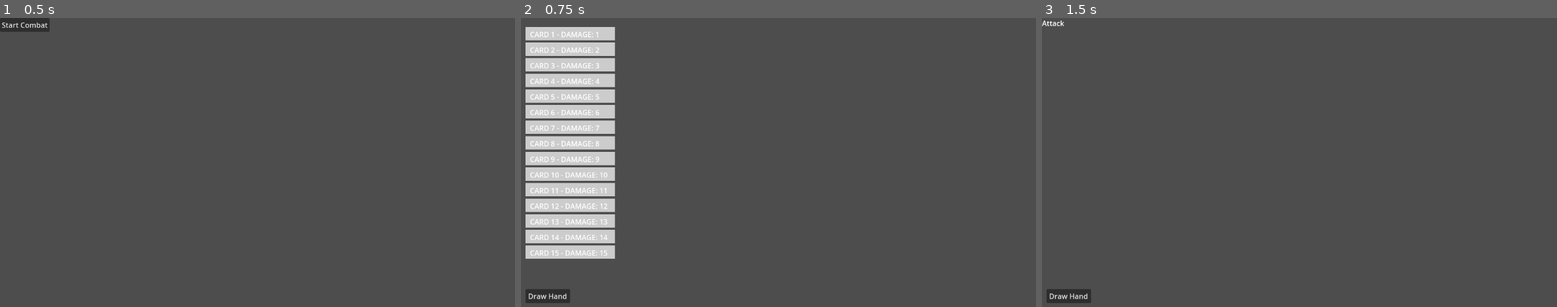
Above: before the commit, frames 1-3 (left to right).
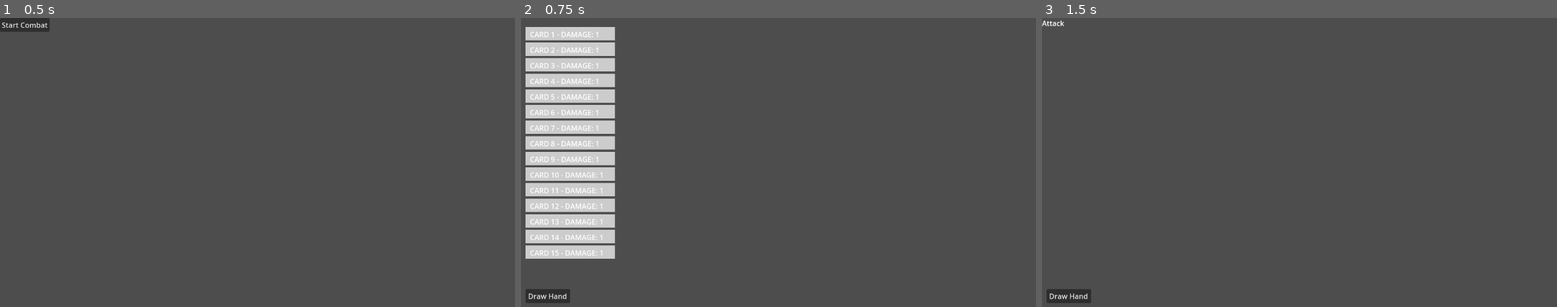
Above: after the commit, the same moments.

Repository: JosieBarber/roguelike
Game: Godot game, scene res://scenes/Main.tscn
Same seed, same stepped clock (60 frames per second), same inputs: the game is played once before the commit and once after it.
Inputs:
- Up to frame 1 (0.5 s): no input
- Up to frame 2 (0.75 s): click "Start Combat" at 0.5 s
- Up to frame 3 (1.5 s): click "Draw Hand" at 1.25 s

Frame 1 is identical in both runs. In frame 2, less than 0.1% of the frame differs, in the area x 14-17%, y 10-83%; in frame 3, nothing differs.
Error after the commit: Invalid access to property or key 'enemy_health' on a base object of type 'Node2D (Enemy)'. (res://scripts/attack.gd:36)

Commit message:
Refactor names to get rid of repeating words

Diff:
--- a/scripts/card.gd
+++ b/scripts/card.gd
@@ -1,23 +1,23 @@
 #Card.gd
 
-extends Node2D
+extends Node
 
 class_name Card
 
 var card_name: String
-var card_effect: String
-var card_clause: String
+var effect: String
+var clause: String
 var card_type: String
-var card_sprite: String
-var card_damage: int
+var sprite: String
+var damage: int
 
-func _init(card_name_param: String, effect: String, clause: String, type: String, sprite: String, damage: int):
+func _init(card_name_param: String, effect_param: String, clause_param: String, card_type_param: String, sprite_param: String, damage_param: int):
 	card_name = card_name_param
-	card_effect = effect
-	card_clause = clause
-	card_type = type
-	card_sprite = sprite
-	card_damage = damage
+	effect = effect_param
+	clause = clause_param
+	card_type = card_type_param
+	sprite = sprite_param
+	damage = damage_param
 
 func _ready():
 	# Initialize the card when it is added to the scene
--- a/scripts/combat.gd
+++ b/scripts/combat.gd
@@ -1,7 +1,6 @@
 extends Control
 
 class_name Combat
-
 
 var player: Player
 var enemy: Enemy
@@ -26,7 +25,7 @@
 
 func transition_to_planning_phase():
 	print("Player active deck size: ", player.active_deck.size())
-	print("Player full deck size: ", player.player_deck.size())
+	print("Player full deck size: ", player.deck.size())
 
 	print("Transitioning to planning phase")
 	var planning_scene = get_node("Planning_Phase")
--- a/scripts/enemy.gd
+++ b/scripts/enemy.gd
@@ -5,45 +5,47 @@
 class_name Enemy
 
 var enemy_name: String
-var enemy_status: String
-var enemy_health: int
-var enemy_hand: Array
-var enemy_deck: Array
-var enemy_discard: Array
+var status: String
+var health: int
+var hand: Array
+var deck: Array
+var discard: Array
 var active_deck: Array
+var active_dot_effects: Array
 
 var selected_card_index: int = -1
 
-func initialize(enemy_name_param: String, health: int, deck: Array):
+func initialize(enemy_name_param: String, health_param: int, deck_param: Array):
 	enemy_name = enemy_name_param
-	enemy_health = health
-	enemy_hand = []
-	enemy_deck = deck
-	enemy_discard = []
+	health = health_param
+	hand = []
+	deck = deck_param
+	discard = []
 	active_deck = []
+	active_dot_effects = []
 
 func prepare_enemy() -> void:
 	var enemGen = enemyGeneration.new()
 	var possible_enemies = enemGen.get_possible_enemies("Forest")
 	var generated_enemy = possible_enemies[randi() % possible_enemies.size()]
-	initialize(generated_enemy["enemy_name"], generated_enemy["enemy_health"], generated_enemy["enemy_deck"])
+	initialize(generated_enemy["enemy_name"], generated_enemy["health"], generated_enemy["deck"])
 	generated_enemy.prepare_deck()
 
 
 func prepare_deck() -> void:
-	active_deck = enemy_deck.duplicate()
+	active_deck = deck.duplicate()
 
 func prepare_hand() -> void:
 	print("Preparing an enemy hand")
-	enemy_hand.clear()
+	hand.clear()
 	active_deck.shuffle()
 	if active_deck.size() > 7:
-		enemy_hand = active_deck.slice(0, 7)
+		hand = active_deck.slice(0, 7)
 		active_deck = active_deck.slice(7, active_deck.size())
 	elif active_deck.size() <= 7:
 		print("enemy deck is less than 7 long, using rest of deck as hand")
-		enemy_hand = active_deck.duplicate()
-		print("enemy hand after taking rest of the deck is", enemy_hand.size(), " long.")
+		hand = active_deck.duplicate()
+		print("enemy hand after taking rest of the deck is", hand.size(), " long.")
 		active_deck.clear()
 
 func _ready():
--- a/scripts/enemyGeneration.gd
+++ b/scripts/enemyGeneration.gd
@@ -4,7 +4,7 @@
 
 var areas: Dictionary = {
 	"Forest": [
-		{"name": "Goblin", "health": 50, "deck": [
+		{"name": "Goblin", "health": 5, "deck": [
 			Card.new("Card 1", "Effect", "Clause", "Type", "Sprite", 1),
 			Card.new("Card 2", "Effect", "Clause", "Type", "Sprite", 1),
 			Card.new("Card 3", "Effect", "Clause", "Type", "Sprite", 1),
@@ -14,7 +14,7 @@
 			Card.new("Card 7", "Effect", "Clause", "Type", "Sprite", 1),
 			Card.new("Card 8", "Effect", "Clause", "Type", "Sprite", 1)
 		]},
-		{"name": "Orc", "health": 80, "deck": [
+		{"name": "Orc", "health": 5, "deck": [
 			Card.new("Card 9", "Effect", "Clause", "Type", "Sprite", 1),
 			Card.new("Card 10", "Effect", "Clause", "Type", "Sprite", 1),
 			Card.new("Card 11", "Effect", "Clause", "Type", "Sprite", 1),
--- a/scripts/main.gd
+++ b/scripts/main.gd
@@ -4,6 +4,6 @@
 
 func _ready():
 	player_instance = get_node("Player")
-	player_instance.initialize("JosiePosie", 100)
+	player_instance.initialize("JosiePosie", 3)
 	player_instance._create_test_deck()
 	#player_instance.copy_deck()
--- a/scripts/planning.gd
+++ b/scripts/planning.gd
@@ -10,16 +10,15 @@
 var deck_rects: Array = []
 var selected_rects: Array = []
 
-
 func _ready():
 	player = get_parent().get_parent().get_node("Player")
 	enemy = get_parent().get_node("Enemy")
 	_create_draw_button()
 
 func draw_hand():
-	player.player_hand.clear()
+	player.hand.clear()
 	for card in selected_cards:
-		player.player_hand.append(card)
+		player.hand.append(card)
 	selected_cards.clear()
 	display_prepared_hand() #this shouldn't be needed but it is (?)
 	transition_to_attack_phase()
@@ -47,7 +46,7 @@
 	for child in active_deck_object.get_children():
 			child.queue_free()
 	for i in range(player.active_deck.size()):
-		var card_display = CardDisplay.new(player.active_deck[i].card_name, player.active_deck[i].card_damage)
+		var card_display = CardDisplay.new(player.active_deck[i].card_name, player.active_deck[i].damage)
 		card_display.position = Vector2(10, (i * 35) + 20)
 		var hitbox_position = Vector2(card_display.position[0] + active_deck_object.position[0],
 									  card_display.position[1] + active_deck_object.position[1])
@@ -60,13 +59,12 @@
 	for child in prepared_hand_object.get_children():
 		child.queue_free()
 	for i in range(selected_cards.size()):
-		var card_display = CardDisplay.new(selected_cards[i].card_name, selected_cards[i].card_damage)
+		var card_display = CardDisplay.new(selected_cards[i].card_name, selected_cards[i].damage)
 		card_display.position = Vector2(10, (i * 35) + 20)
 		var hitbox_position = Vector2(card_display.position[0] + prepared_hand_object.position[0],
 									  card_display.position[1] + prepared_hand_object.position[1])
 		selected_rects.append(Rect2(hitbox_position, Vector2(200, 30)))
 		prepared_hand_object.add_child(card_display)
-
 
 func _input(event):
 	if event is InputEventMouseButton and event.button_index == MOUSE_BUTTON_LEFT and event.pressed:
--- a/scripts/player.gd
+++ b/scripts/player.gd
@@ -5,34 +5,36 @@
 class_name Player
 
 var player_name: String
-var player_status: String
-var player_health: int
-var player_hand: Array
-var player_deck: Array
-var player_discard: Array
+var status: String
+var health: int
+var hand: Array
+var deck: Array
+var discard: Array
 var active_deck: Array
+var active_dot_effects: Array
 
 var selected_card_index: int = -1
 var card_rects: Array = []
 
-func initialize(player_name_param: String, health: int):
+func initialize(player_name_param: String, health_param: int):
 	player_name = player_name_param
-	player_health = health
-	player_hand = []
-	player_deck = []
-	player_discard = []
+	health = health_param
+	hand = []
+	deck = []
+	discard = []
 	active_deck = []
+	active_dot_effects = []
 
 func _ready():
 	pass
 
 func copy_deck():
 	active_deck.clear()
-	active_deck = player_deck.duplicate()
+	active_deck = deck.duplicate()
 
 func _create_test_deck():
 	#Test function to create a deck of 15 cards
-	player_deck.clear()
+	deck.clear()
 	for i in range(15):
-		var new_card = Card.new("Card " + str(i + 1), "Effect", "Clause", "Type", "Sprite", i + 1)
-		player_deck.append(new_card)
+		var new_card = Card.new("Card " + str(i + 1), "Effect", "Clause", "Type", "Sprite", 1)
+		deck.append(new_card)
